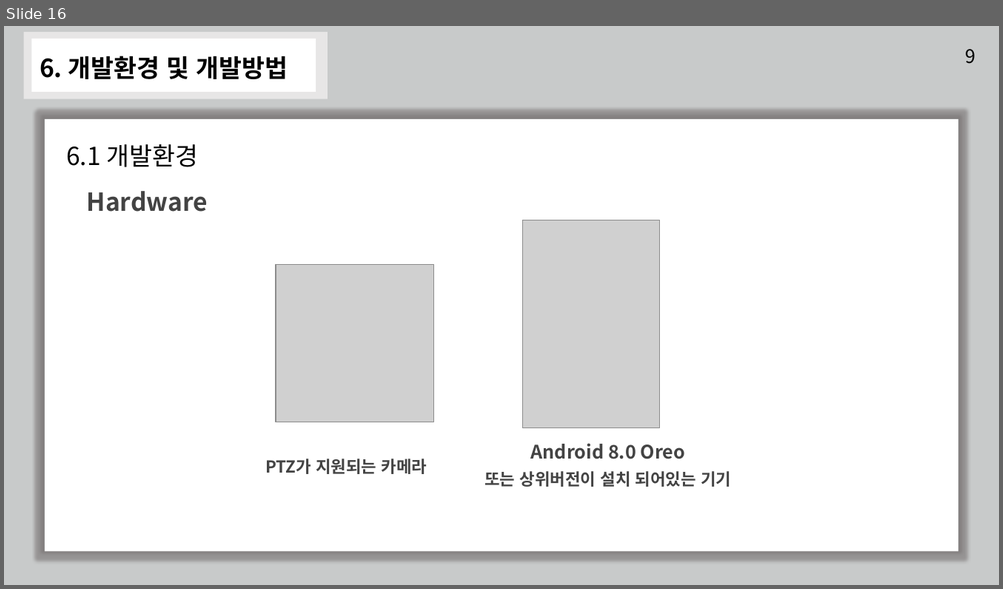
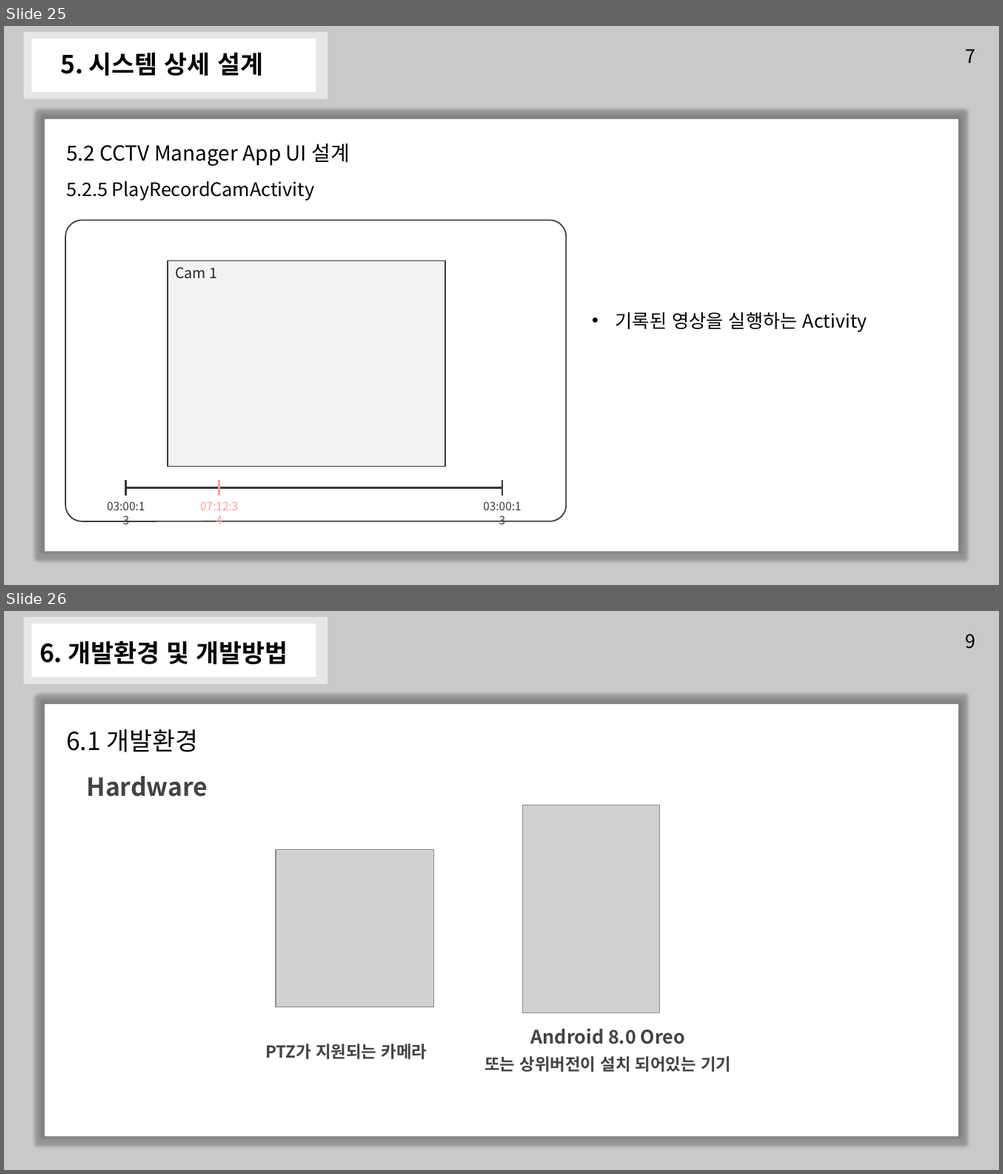
Before and after one commit to TeamGym/CapstonDesign2022-A, a slide deck: Documentation/종합설계_2차_설계서_발표.pptx. Shown one above the other, each under a label of ours: slide 16 before the commit, slides 25 and 26 after it. The pictures are 1003x589 and 1003x1174 pixels, drawn with LibreOffice and Linux fonts; fonts in the diff are those of the drawing; grey boxes stand for pictures. Boxes give left, top, right and bottom in pixels: in the first picture for what was removed or moved away, otherwise in the second. Text is boxed around its words. In the diff, an @@ line names an element or a change of style, - is before the commit and + after.

```diff
--- a/Documentation/종합설계_2차_설계서_발표.pptx
+++ b/Documentation/종합설계_2차_설계서_발표.pptx
@@ slide 25 added at (4, 26, 999, 585), background #FFFFFF @@
@@ rectangle added at (4, 26, 999, 585), fill #C8CACA @@
@@ rectangle added at (23, 32, 327, 99), fill #E7E6E6 @@
@@ rectangle added at (31, 39, 316, 92), fill #FFFFFF, 18 pt, text #FFFFFF @@
+ㅠ
@@ text added at (60, 52, 263, 76), 24 pt, text #000000, bold @@
+5. 시스템 상세 설계
@@ text added at (965, 49, 975, 63), 18 pt, text #000000 @@
+7
@@ rectangle added at (44, 119, 958, 552), fill #FFFFFF @@
@@ text added at (66, 143, 350, 201), 18 pt, text #000000 @@
+5.2 CCTV Manager App UI 설계
+5.2.5 PlayRecordCamActivity
@@ rounded rectangle added at (65, 220, 566, 521), outline #404040 1.25 pt @@
@@ rectangle added at (168, 261, 445, 467), fill #F2F2F2, outline #3B3838 1 pt, 14 pt, text #262626 @@
+Cam 1
@@ text added at (615, 312, 867, 332), 18 pt, text #000000 @@
+• 기록된 영상을 실행하는 Activity
@@ line added from (126, 480) to (126, 496), #3B3838 2 pt @@
@@ line added from (503, 488) to (126, 488), #3B3838 2 pt @@
@@ line added from (219, 480) to (219, 496), #FF9B9B 2 pt @@
@@ line added from (503, 480) to (503, 496), #3B3838 2 pt @@
@@ text added at (107, 502, 145, 511), 11 pt, text #3B3838 @@
+03:00:13
@@ text added at (200, 502, 238, 511), 11 pt, text #FF9B9B @@
+07:12:34
@@ text added at (483, 502, 521, 511), 11 pt, text #3B3838 @@
+03:00:13
@@ what was slide 16 is now slide 26 @@
```
Also in this commit, not shown: 1 slide changed, 9 other slides added, 1 other file.
